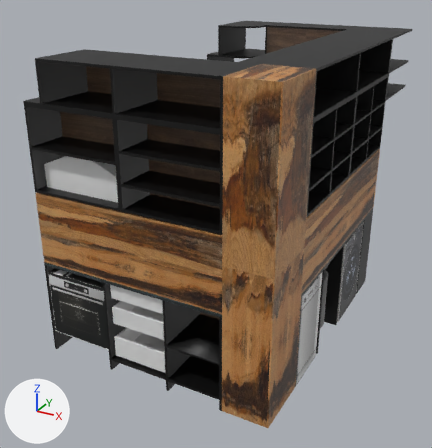
Before and after pictures for a commit that changed the glTF model threejs/room-portfolio/public/models/kitchen.glb.
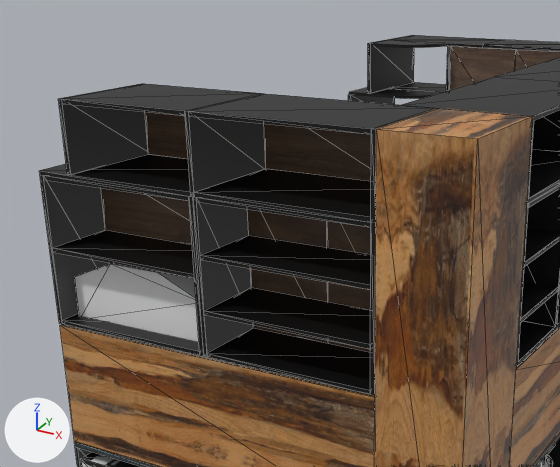
Old and new are each drawn whole from a camera (50 mm lens) standing at (2.53, -4.98, 3.32) and looking at (-0.07, -0.26, 0.95) and again close up on the part from 0% to 77% of the width and 0% to 62% of the height. Arrows for +X, +Y and +Z are at lower left; the lights stay in place. The first two pictures are the older version. The close-ups show mesh edges as thin lines. Where no turn or scale is listed for an object, it has been applied to the vertices.

Names of what the first close-up shows: 'absorber_body', 'module-right-center_1_bottom', 'module-right-center_1_shelf_1', 'module-right-center_1_shelf_2', 'module-right-center_1_wall_right', 'module-right-center_2_wall_right', 'moduleL_wall_left_bot', 'moduleL_wall_left_top', 'moduleR-top_bot_left', 'moduleR-top_door_left', 'moduleR-top_top_left', 'moduleR-top_wall_middle', 'ventilation-box', 'worktop-back_right' and 39 more.
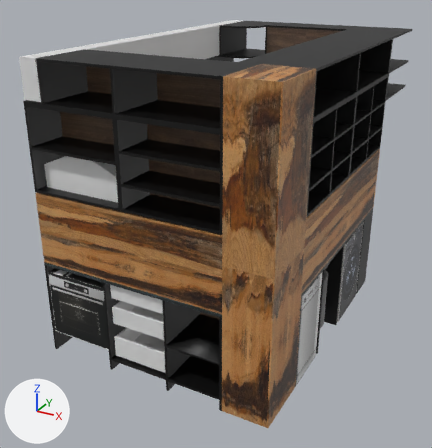
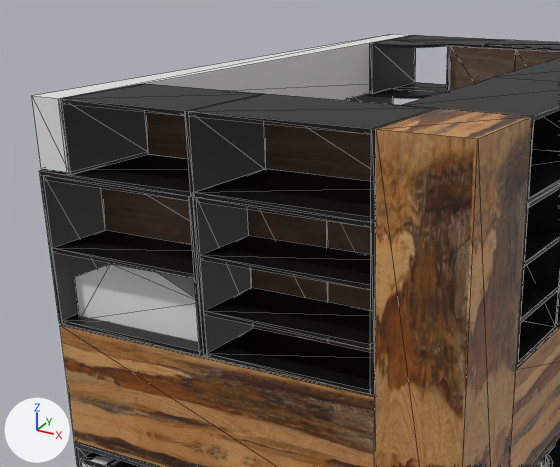
The newer file is also turned or shifted as a whole; pictures and numbers use the older file's frame.

Boxes (x1, y1, x2, y2) around the edits, measured in the close-ups (560 x 467 px):
'beam_kitchen', added
    after: (32, 34, 411, 172)
'moduleL_wall_left_top', moved
    before: (368, 35, 414, 93)
    after: (370, 35, 416, 93)
'moduleL_wall_left_bot', moved
    before: (348, 95, 395, 104)
    after: (347, 96, 393, 104)

What changed in the scene script:
```text
Add me_cube:
    me_cube.from_pydata(...)  # a box spanning x -0.08..0.08, y -1.72..1.72, z -0.16..0.16
Change ob_modulel_wall_left_bot:
    ob_modulel_wall_left_bot.location: (0.0, 0.0, 0.0) -> (-0.012, 0.001, 0.0)
Change ob_modulel_wall_left_top:
    ob_modulel_wall_left_top.location: (0.0, 0.0, 0.0) -> (0.012, 0.0, 0.0)
Add ob_beam_kitchen:
    ob_beam_kitchen = bpy.data.objects.new('beam_kitchen', me_cube)
    ob_beam_kitchen.location = (-0.864, 0.044, 2.508)
```
